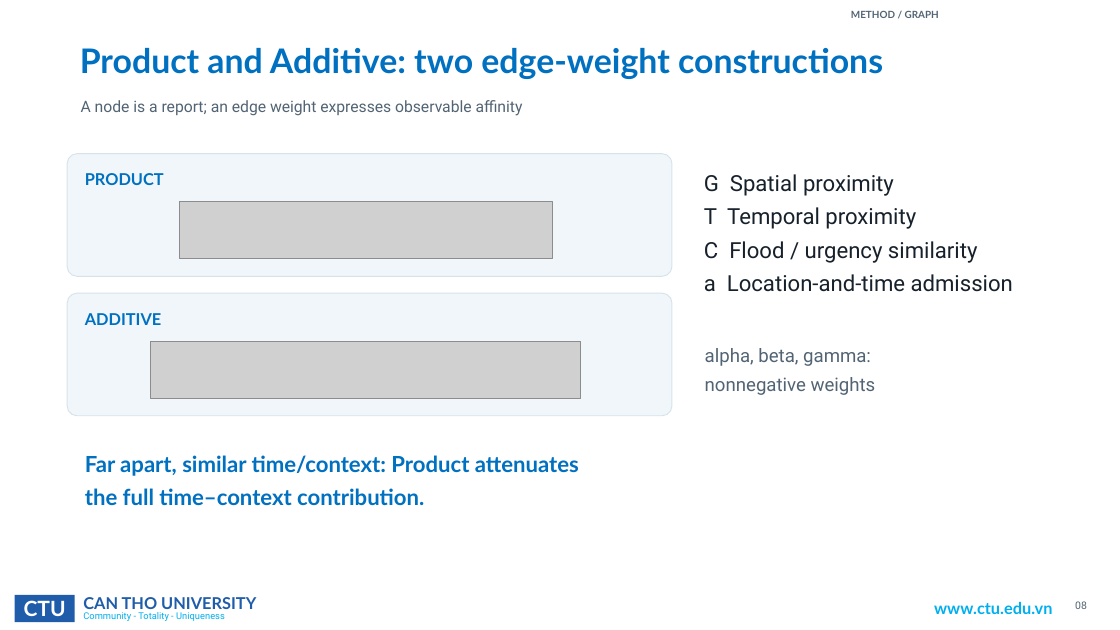
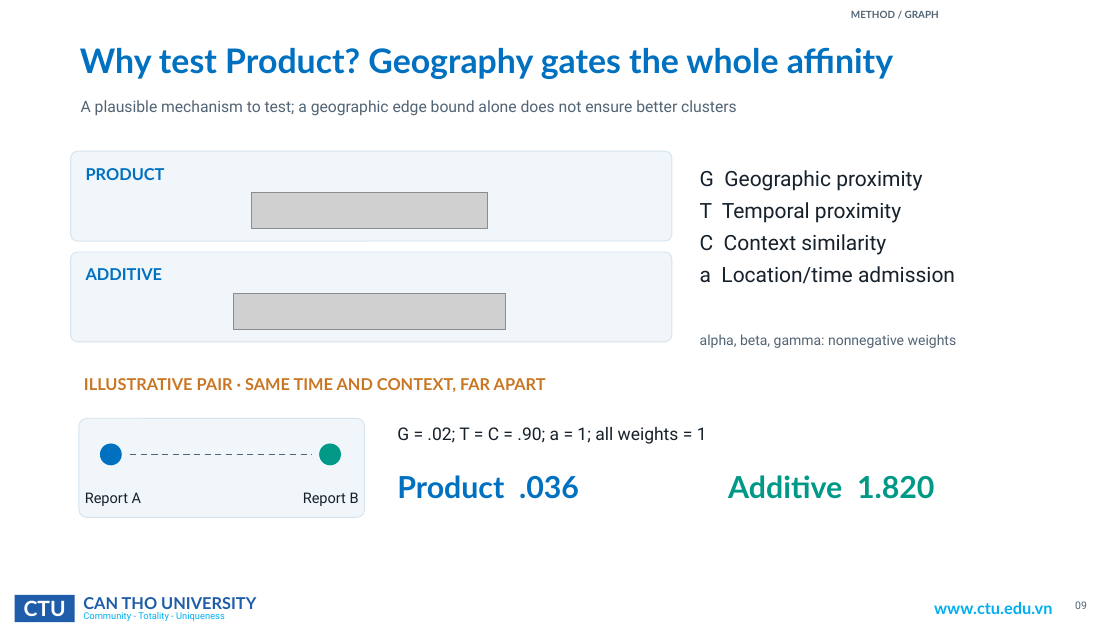
Before and after one commit to ngthtrong/nckh2, a slide deck: slide 9 of ISDS/ISDS2026_Paper_6444_Conference_Deck.pptx (slide 8 before the commit). Drawn at 1120x630 pixels with LibreOffice and Linux fonts; fonts in the diff are those of the drawing; grey boxes stand for pictures; background and template pictures are left out. Boxes give left, top, right and bottom in pixels: in the first picture for what was removed or moved away, otherwise in the second. Text is boxed around its words. In the diff, an @@ line names an element or a change of style, - is before the commit and + after.

Commit message:
update report

```diff
--- a/ISDS/ISDS2026_Paper_6444_Conference_Deck.pptx
+++ b/ISDS/ISDS2026_Paper_6444_Conference_Deck.pptx
@@ text at (x1=80, y1=47, x2=893, y2=79): text changed @@
-Product and Additive: two edge-weight constructions
+Why test Product? Geography gates the whole affinity
@@ text at (x1=81, y1=100, x2=737, y2=116): text changed @@
-A node is a report; an edge weight expresses observable affinity
+A plausible mechanism to test; a geographic edge bound alone does not ensure better clusters
@@ rounded rectangle resized from (x1=67, y1=154, x2=672, y2=276) to (x1=71, y1=151, x2=672, y2=241) @@
@@ text "PRODUCT" moved from (x1=85, y1=173, x2=164, y2=185) to (x1=86, y1=168, x2=165, y2=180) @@
@@ text at (x1=700, y1=170, x2=922, y2=191): text changed; size 19 to 18 pt @@
-G Spatial proximity
+G Geographic proximity
@@ picture resized from (x1=180, y1=202, x2=553, y2=259) to (x1=252, y1=192, x2=488, y2=229) @@
@@ text at (x1=700, y1=202, x2=901, y2=223): size 19 to 18 pt in "T Temporal proximity" @@
@@ text at (x1=700, y1=234, x2=955, y2=284): text changed; size 19 to 18 pt @@
-C Flood / urgency similarity
-a Location-and-time admission
+C Context similarity
+a Location/time admission
@@ rounded rectangle resized from (x1=67, y1=293, x2=672, y2=416) to (x1=71, y1=252, x2=672, y2=342) @@
@@ text "ADDITIVE" moved from (x1=85, y1=313, x2=162, y2=325) to (x1=86, y1=268, x2=163, y2=280) @@
@@ picture resized from (x1=151, y1=341, x2=581, y2=398) to (x1=234, y1=293, x2=506, y2=329) @@
@@ text at (x1=700, y1=334, x2=957, y2=348): text changed; size 16 to 12 pt @@
-alpha, beta, gamma:
-nonnegative weights
+alpha, beta, gamma: nonnegative weights
@@ text at (x1=84, y1=378, x2=546, y2=392): text changed; size 19 to 14 pt; text colour #0070C0 to #C97724 @@
-Far apart, similar time/context: Product attenuates
-the full time–context contribution.
+ILLUSTRATIVE PAIR · SAME TIME AND CONTEXT, FAR APART
@@ rounded rectangle added at (x1=79, y1=418, x2=365, y2=518), fill #F0F6FA, outline #D6E3EC 0.8 pt @@
@@ ellipse added at (x1=100, y1=444, x2=122, y2=465), fill #0070C0 @@
@@ ellipse added at (x1=319, y1=444, x2=341, y2=465), fill #009988 @@
@@ text added at (x1=397, y1=427, x2=707, y2=444), 15 pt, text #17212B @@
+G = .02; T = C = .90; a = 1; all weights = 1
@@ line added from (130, 455) to (312, 455), #526474 1.3 pt dashed @@
@@ text added at (x1=397, y1=475, x2=579, y2=499), 26 pt, text #0070C0, bold @@
+Product .036
@@ text added at (x1=728, y1=475, x2=935, y2=499), 26 pt, text #009988, bold @@
+Additive 1.820
@@ text added at (x1=85, y1=492, x2=142, y2=506), 12.5 pt, text #17212B @@
+Report A
@@ text added at (x1=303, y1=492, x2=359, y2=506), 12.5 pt, text #17212B @@
+Report B
```
Also in this commit, not shown: 14 other slides changed, 1 slide added, 1 slide removed, 51 other files.
